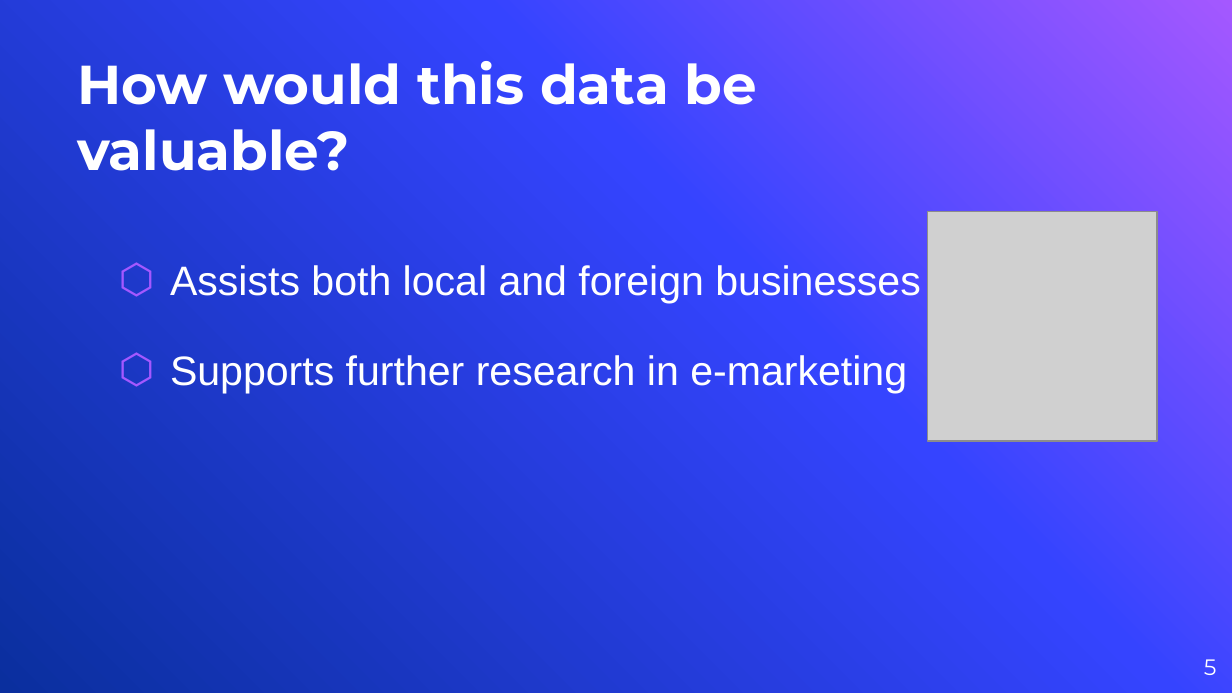
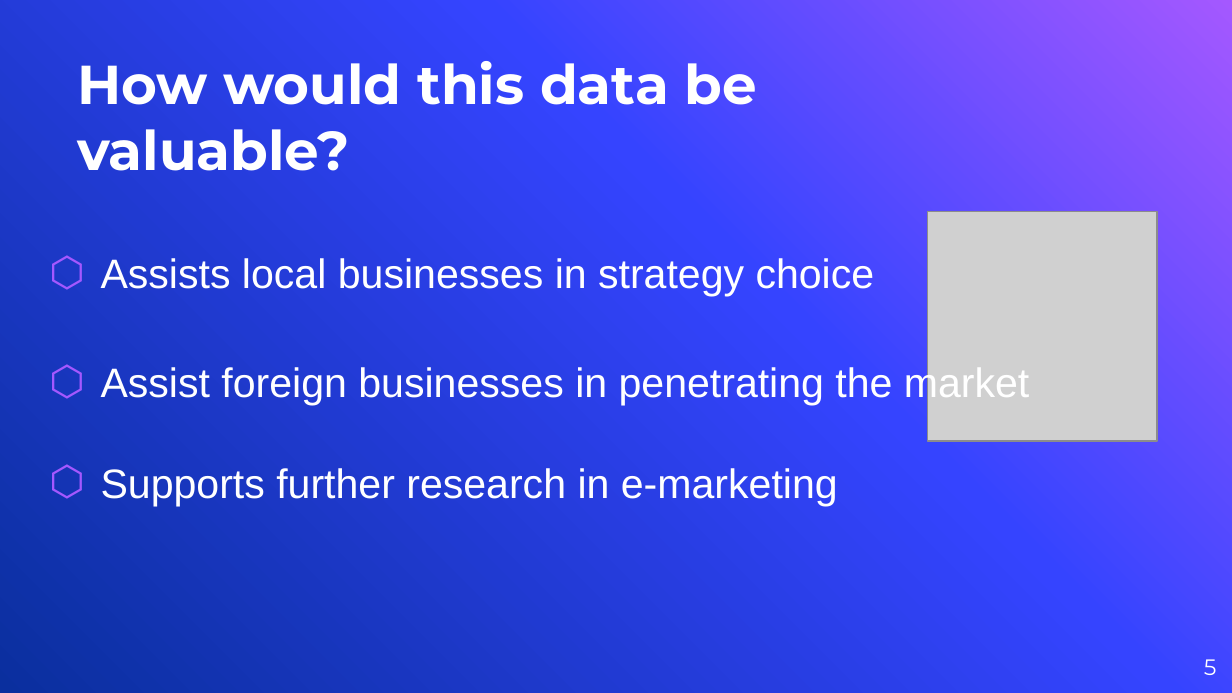
Before and after one commit to vyacheslav-polyakov/thesis, a slide deck: slide 5 of !Defense Slides.pptx. Drawn at 1232x693 pixels with LibreOffice and Linux fonts; fonts in the diff are those of the drawing; grey boxes stand for pictures; background and template pictures are left out. Boxes give left, top, right and bottom in pixels: in the first picture for what was removed or moved away, otherwise in the second. Text is boxed around its words. In the diff, an @@ line names an element or a change of style, - is before the commit and + after.

```diff
--- a/!Defense Slides.pptx
+++ b/!Defense Slides.pptx
@@ text at box(101, 258, 875, 296): text changed @@
-⬡ Assists both local and foreign businesses
+⬡ Assists local businesses in strategy choice
@@ text added at box(101, 364, 1029, 405), 24 pt, text #FFFFFF @@
+⬡ Assist foreign businesses in penetrating the market
@@ text "Supports further research in e-marketing": place and size @@
-text "Supports further research in e-marketing" at box(170, 355, 907, 394)
+text "Supports further research in e-marketing" at box(101, 468, 838, 506)
```
Also in this commit, not shown: 16 other slides changed, 7 slides added, 1 slide removed, 14 other files.
